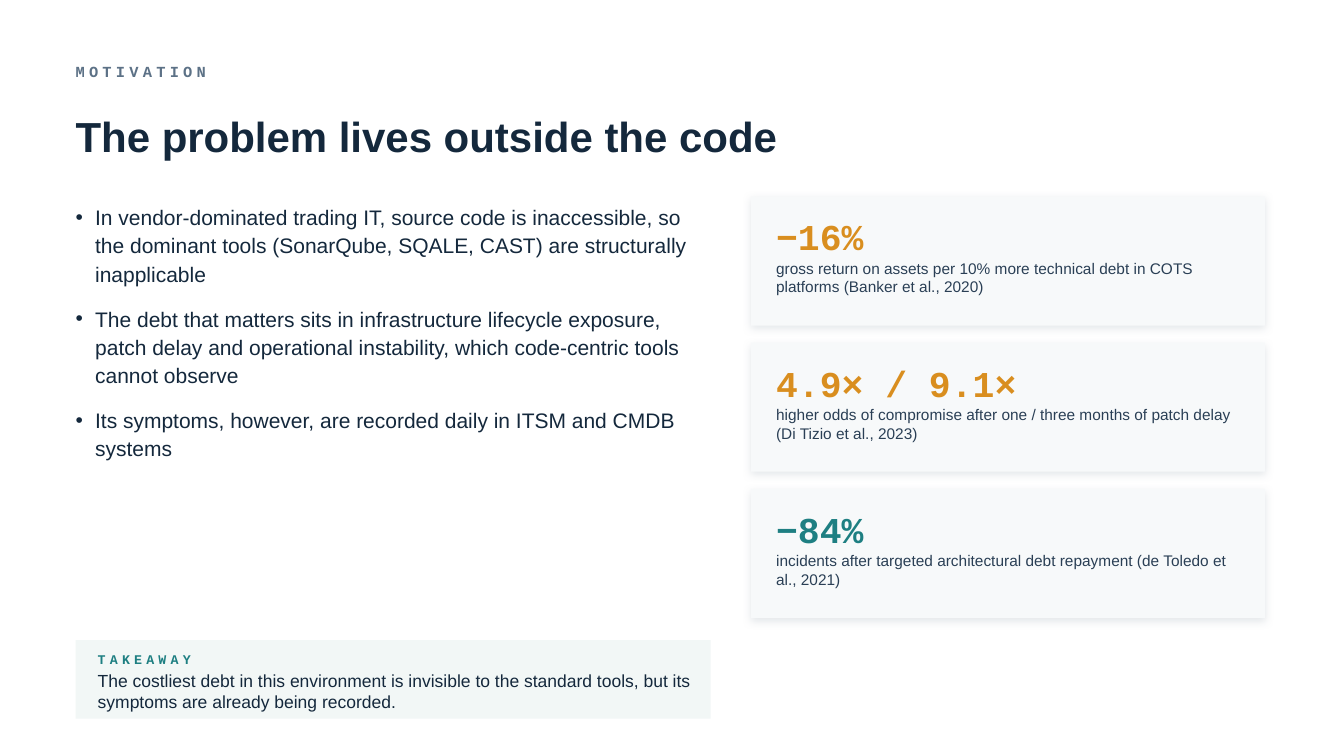
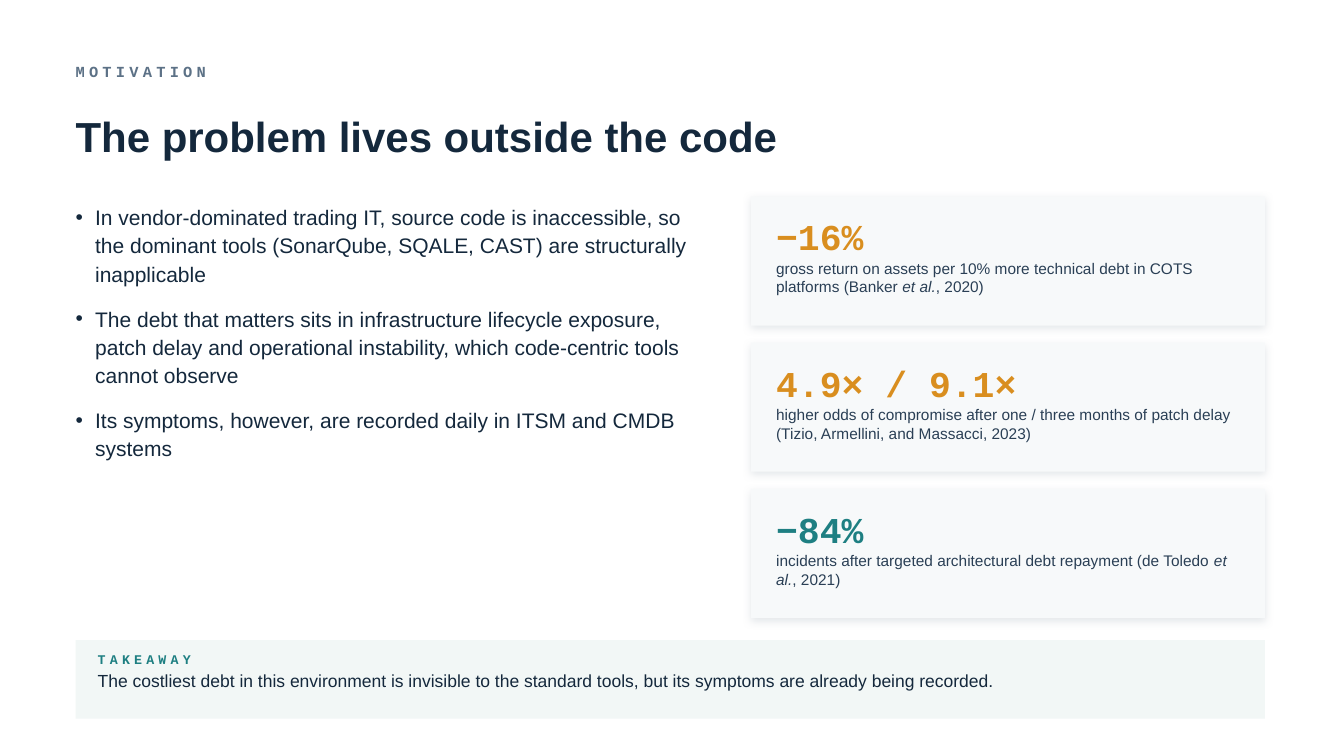
Before and after one commit to TobiZeier/MScProject, a slide deck: slide 2 of presentation/defense.pptx. Drawn at 1344x756 pixels with LibreOffice and Linux fonts; fonts in the diff are those of the drawing. Boxes give left, top, right and bottom in pixels: in the first picture for what was removed or moved away, otherwise in the second. Text is boxed around its words. In the diff, an @@ line names an element or a change of style, - is before the commit and + after.

```diff
--- a/presentation/defense.pptx
+++ b/presentation/defense.pptx
@@ text "gross return on assets per ..." at (776, 263, 1193, 295): italic on in "et al.," @@
@@ text at (776, 409, 1230, 442): text changed @@
-higher odds of compromise after one / three months of patch delay (Di Tizio et al., 2023)
+higher odds of compromise after one / three months of patch delay (Tizio, Armellini, and Massacci, 2023)
@@ text "incidents after targeted architectural debt ..." at (776, 555, 1227, 588): italic on in "et al.," @@
@@ rectangle: place and size @@
-rectangle at (76, 640, 711, 719)
+rectangle at (76, 640, 1265, 719)
@@ text "The costliest debt in this ..." rewrapped from (98, 674, 690, 712) to (98, 674, 993, 691) @@
```
Also in this commit, not shown: 14 other slides changed, 10 other files.
